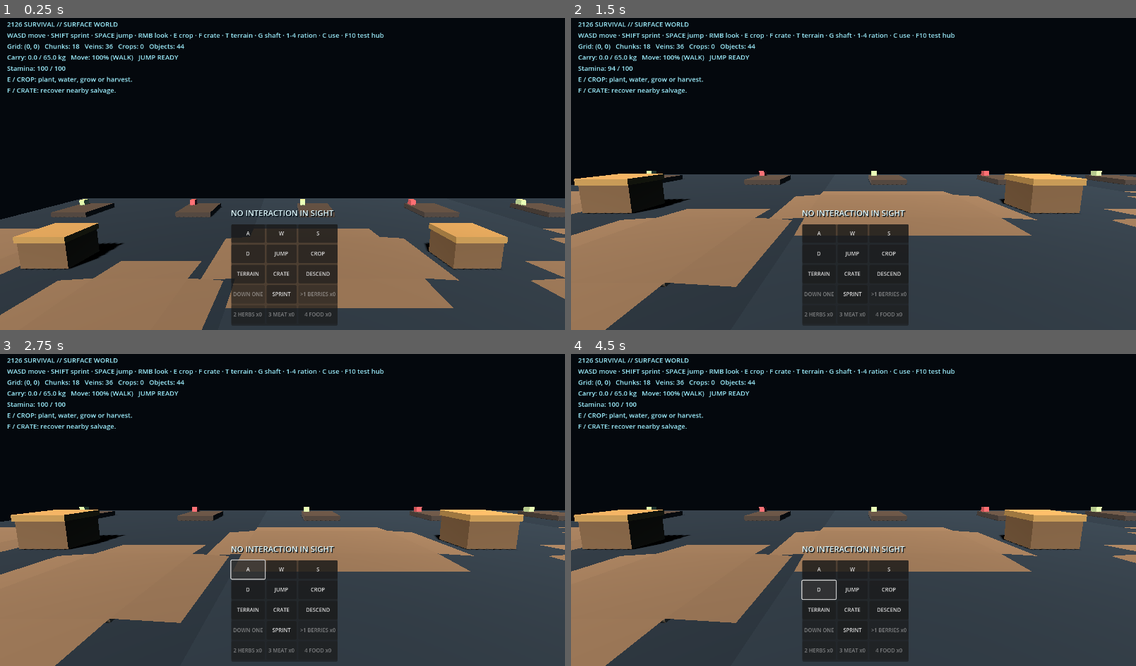
Above: before the commit, frames 1-4 (two rows, left to right).
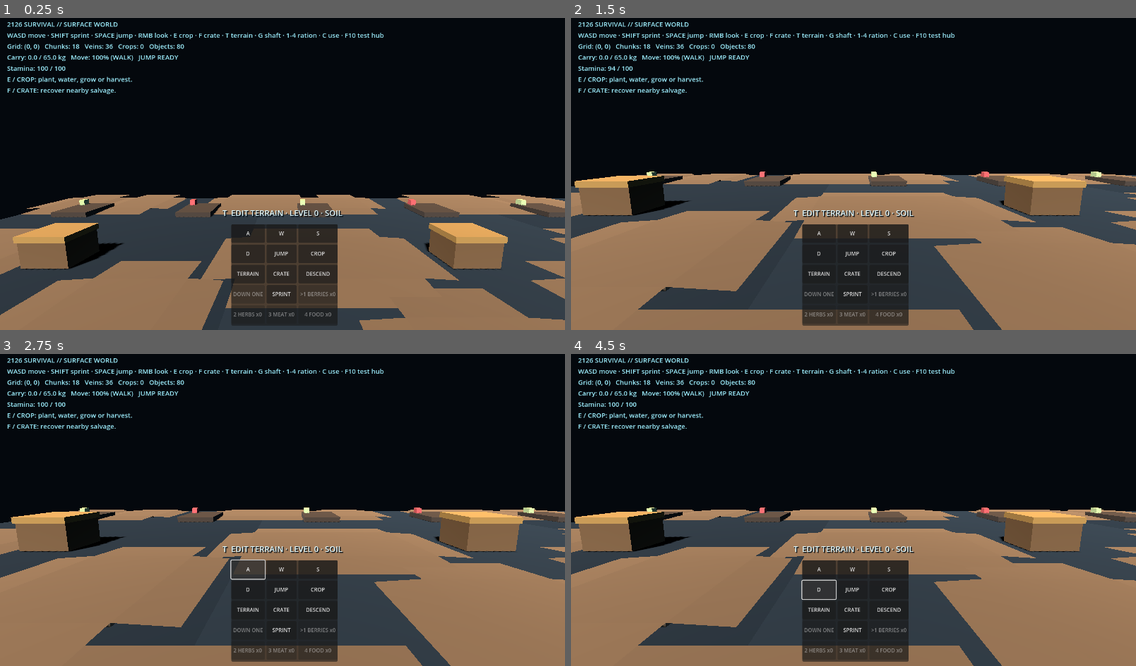
Above: after the commit, the same moments.

Repository: qaqp980520-prog/2126-Survival
Game: Godot game, scene res://world/SurfaceWorld.tscn
Same seed, same stepped clock (60 frames per second), same inputs: the game is played once before the commit and once after it.
Inputs (mouse positions are in pixels of both pictures, inside the frame that each line leads up to):
- Up to frame 1 (0.25 s): no input
- Up to frame 2 (1.5 s): tap Enter at 0.5 s; move the mouse to (977, 155) at 0.52 s; hold Right 0.53-1.25 s; tap Q at 0.6 s; click (977, 155) at 0.67 s; tap Space at 0.77 s; drag from (740, 186) to (825, 236) at 1.27 s
- Up to frame 3 (2.75 s): click "A" at 2 s
- Up to frame 4 (4.5 s): click "W" at 2.75 s; click "S" at 3.5 s; click "D" at 4.25 s

The runs differ from the first frame. In frame 1, 6.4% of the frame differs, in the area x 3-100%, y 8-100%; in frame 2, 17%, in the area x 0-100%, y 8-100%; in frame 3, 16%; in frame 4, 17%.

Commit message:
Run 77: add four production terrain seam patches per chunk

Diff:
--- a/systems/SurfaceChunkFactory.gd
+++ b/systems/SurfaceChunkFactory.gd
@@ -48,6 +48,25 @@
 	adjacent_east.name = "TerrainPatch_AdjacentEast"
 	adjacent_east.position = Vector3(3.0, 0.0, 6.0)
 	chunk.add_child(adjacent_east)
+	# Boundary tiles sit one metre inside each chunk edge. Matching tiles in the
+	# neighboring chunk are exactly PATCH_SIZE apart, so the live binder can form
+	# real cross-chunk seams without extending the saved patch schema.
+	var cross_east: Node3D = TerrainPatchScript.new()
+	cross_east.name = "TerrainPatch_CrossEast"
+	cross_east.position = Vector3(9.0, 0.0, 1.0)
+	chunk.add_child(cross_east)
+	var cross_west: Node3D = TerrainPatchScript.new()
+	cross_west.name = "TerrainPatch_CrossWest"
+	cross_west.position = Vector3(1.0, 0.0, 1.0)
+	chunk.add_child(cross_west)
+	var cross_north: Node3D = TerrainPatchScript.new()
+	cross_north.name = "TerrainPatch_CrossNorth"
+	cross_north.position = Vector3(4.0, 0.0, 1.0)
+	chunk.add_child(cross_north)
+	var cross_south: Node3D = TerrainPatchScript.new()
+	cross_south.name = "TerrainPatch_CrossSouth"
+	cross_south.position = Vector3(4.0, 0.0, 9.0)
+	chunk.add_child(cross_south)
 	var timestamp: int = now_unix if now_unix > 0 else int(Time.get_unix_time_from_system())
 	var ore: Node3D = MiningNodeScript.new()
 	ore.name = "Ore_%d_%d" % [coord.x, coord.y]
